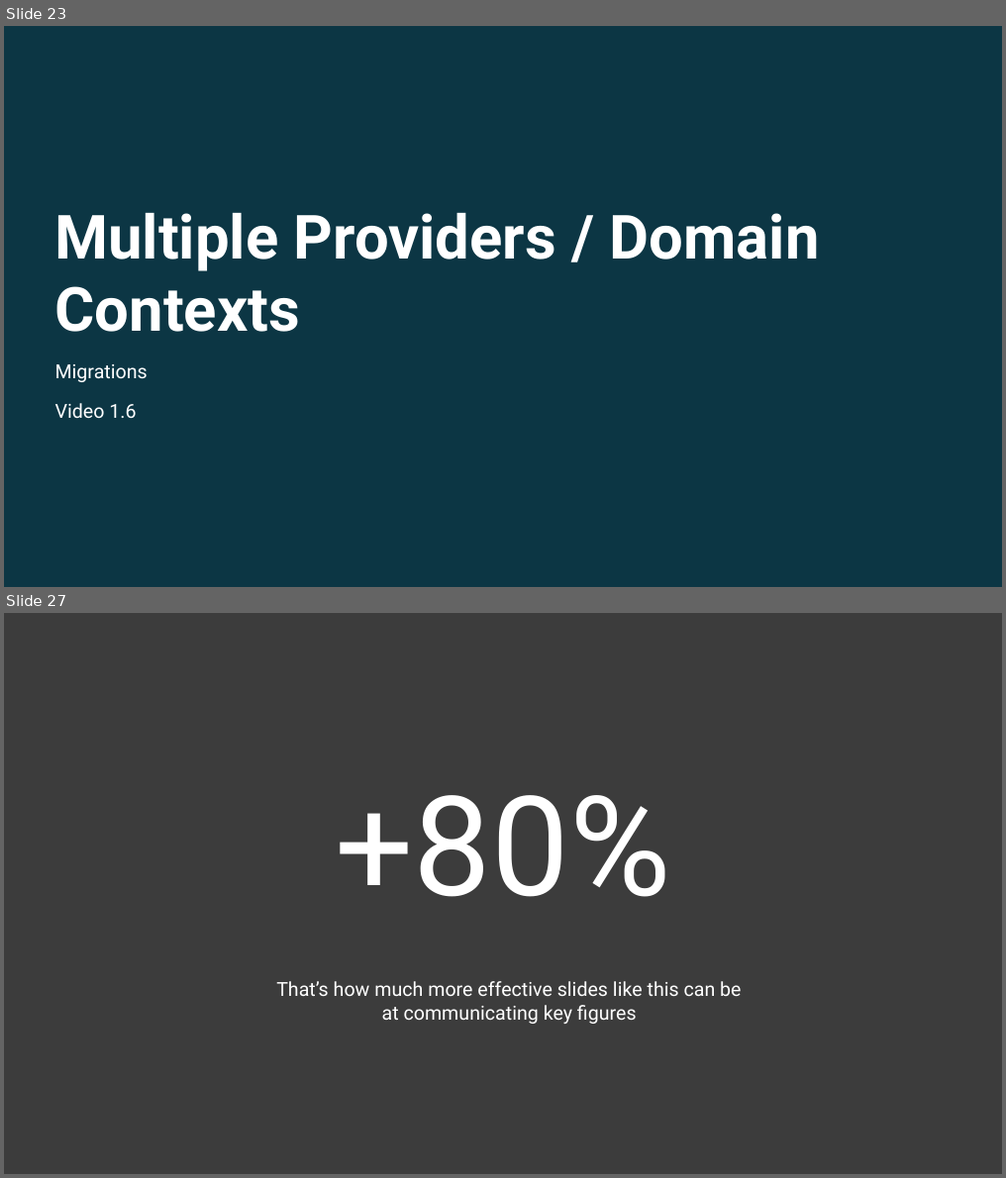
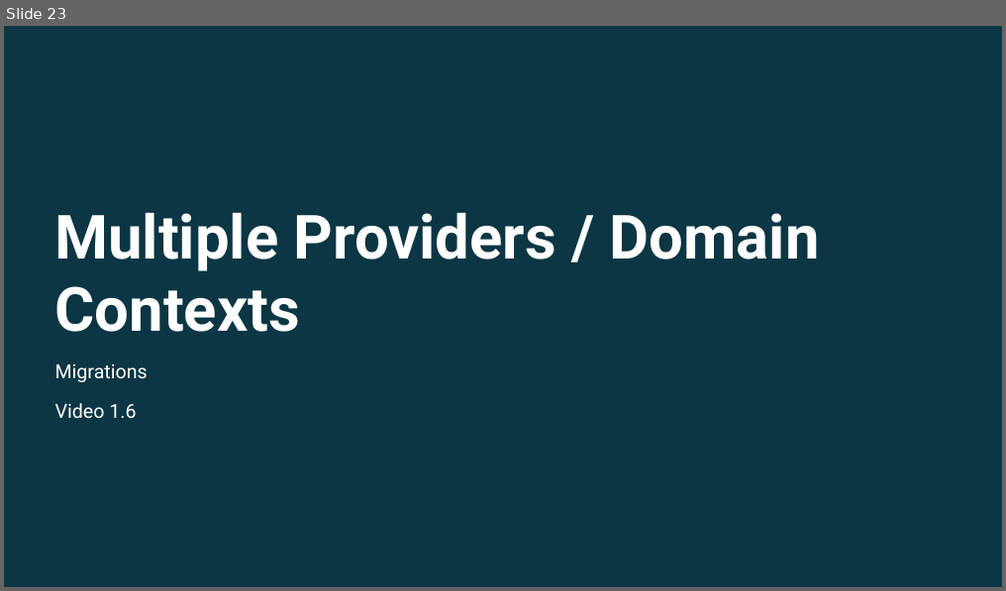
Before and after one commit to ec-council-learning/Entity-Fundamentals-Using-.NET-6, a slide deck: Sections/Section 1/Entity Fundamentals Using .NET 6_Section 1.pptx. Shown one above the other, each under a label of ours: slides 23 and 27 before the commit, slide 23 after it; the slides between them are not shown. The pictures are 1006x1178 and 1006x591 pixels, drawn with LibreOffice and Linux fonts; fonts in the diff are those of the drawing; background and template pictures are left out; a plain dark background stands for a picture behind light text. Boxes give left, top, right and bottom in pixels: in the first picture for what was removed or moved away, otherwise in the second. Text is boxed around its words. In the diff, an @@ line names an element or a change of style, - is before the commit and + after.

```diff
--- a/Sections/Section 1/Entity Fundamentals Using .NET 6_Section 1.pptx
+++ b/Sections/Section 1/Entity Fundamentals Using .NET 6_Section 1.pptx
@@ slide 27 removed at (x1=4, y1=613, x2=1002, y2=1174), background #3C3C3C @@
@@ title removed at (x1=335, y1=795, x2=670, y2=897) @@
-+80%
@@ text removed at (x1=276, y1=981, x2=741, y2=1024) @@
-That’s how much more effective slides like this can be
-at communicating key figures
```
Also in this commit, not shown: 1 slide changed, 1 slide added, 9 other slides removed, 44 other files.
